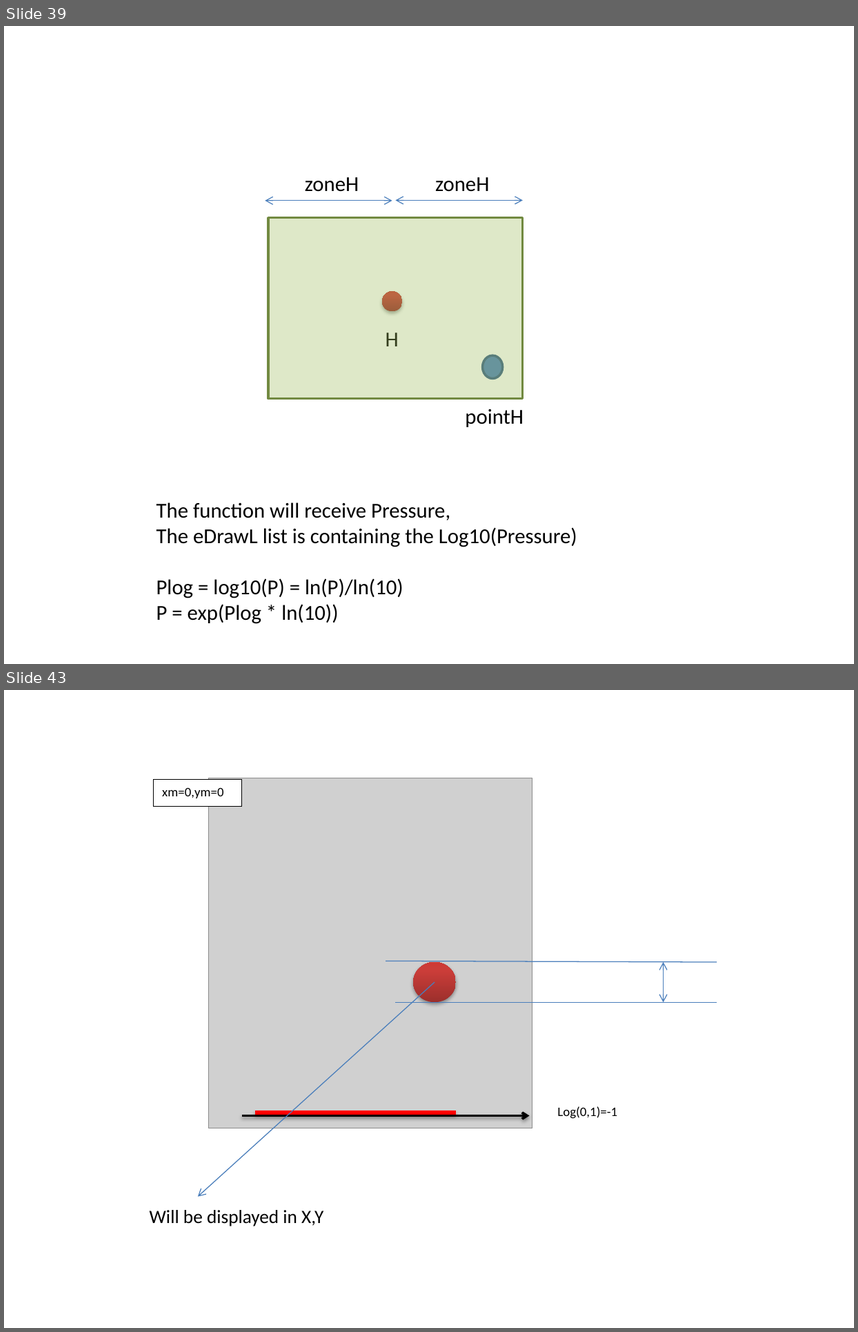
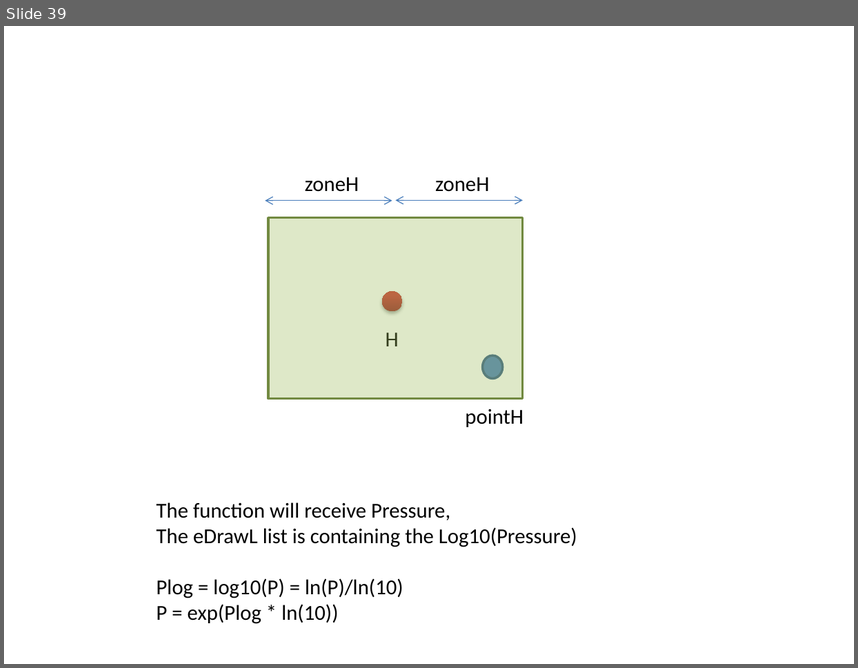
Before and after one commit to ckl67/PAC-Tool, a slide deck: blob/img/Maxima/conversion.pptx. Shown one above the other, each under a label of ours: slides 39 and 43 before the commit, slide 39 after it; the slides between them are not shown. The pictures are 858x1332 and 858x668 pixels, drawn with LibreOffice and Linux fonts; fonts in the diff are those of the drawing; grey boxes stand for pictures. Boxes give left, top, right and bottom in pixels: in the first picture for what was removed or moved away, otherwise in the second. Text is boxed around its words. In the diff, an @@ line names an element or a change of style, - is before the commit and + after.

```diff
--- a/blob/img/Maxima/conversion.pptx
+++ b/blob/img/Maxima/conversion.pptx
@@ slide 43 removed at [4, 690, 854, 1328], background #FFFFFF @@
@@ rectangle removed at [154, 779, 242, 807] @@
-xm=0,ym=0
@@ picture removed at [209, 778, 532, 1127] @@
@@ line removed from (386, 961) to (717, 962) @@
@@ ellipse removed at [414, 962, 456, 1002] @@
@@ double arrow removed from (664, 962) to (664, 1002) @@
@@ arrow removed from (435, 983) to (198, 1196) @@
@@ line removed from (396, 1002) to (717, 1002) @@
@@ arrow removed from (242, 1115) to (529, 1115) @@
@@ line removed from (254, 1112) to (455, 1112) @@
@@ text removed at [557, 1106, 617, 1118] @@
-Log(0,1)=-1
@@ text removed at [150, 1210, 323, 1226] @@
-Will be displayed in X,Y
```
Also in this commit, not shown: 3 other slides removed, 13 other files.
